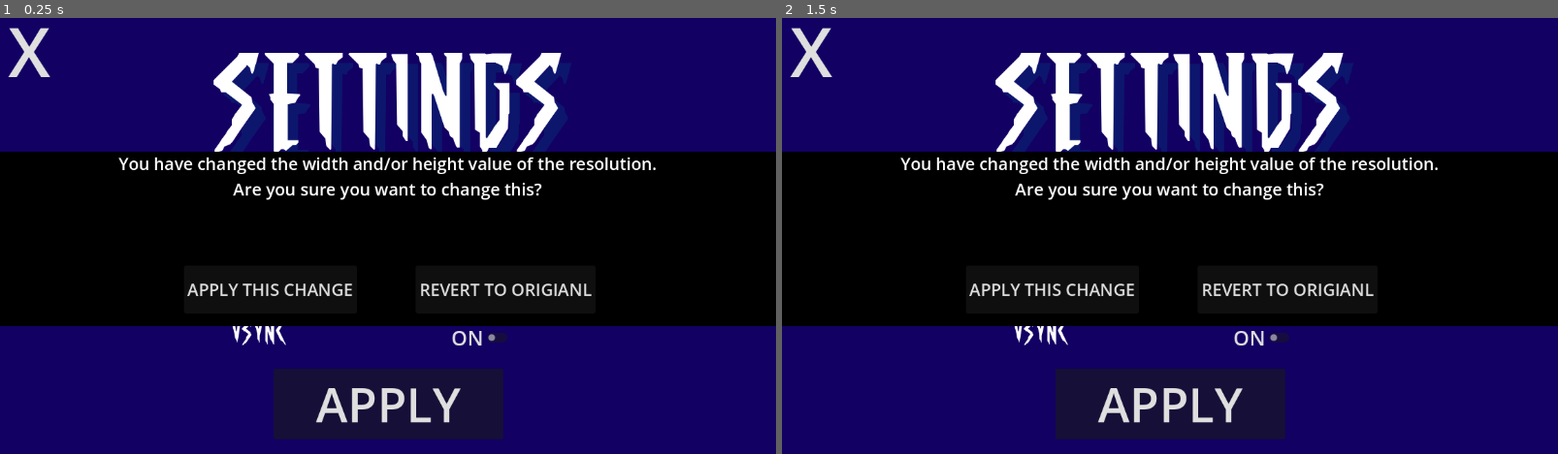
Above: before the commit, frames 1-2 (left to right).
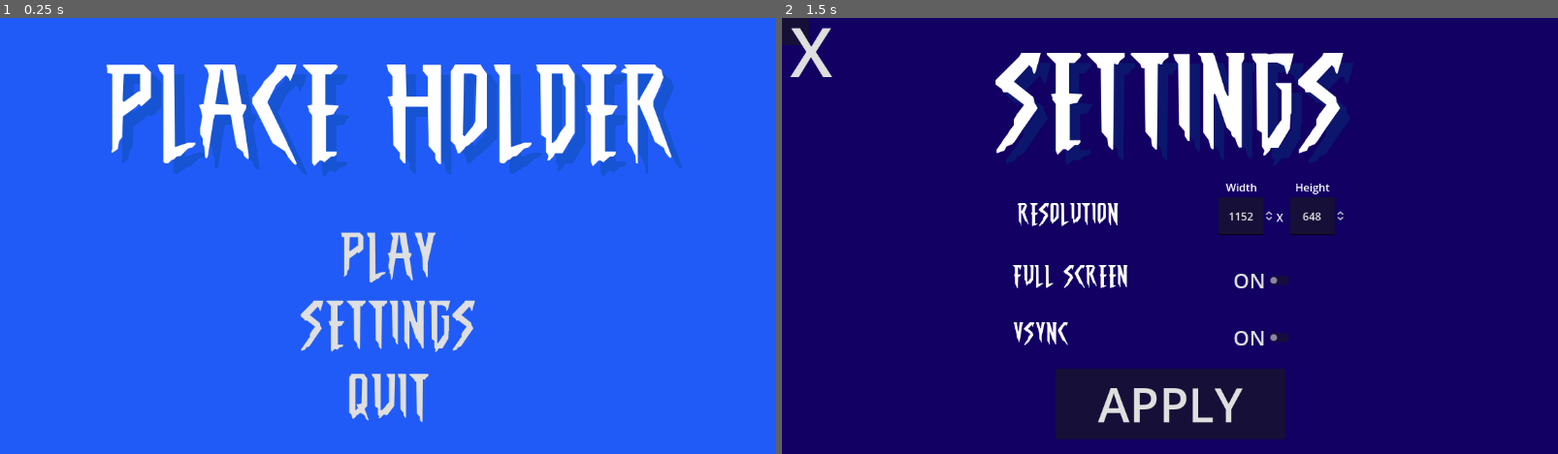
Above: after the commit, the same moments.

Repository: Raideno6/2D-Platformer
Game: Godot game, scene res://main_menu.tscn
Same seed, same stepped clock (60 frames per second), same inputs: the game is played once before the commit and once after it.
Inputs (mouse positions are in pixels of both pictures, inside the frame that each line leads up to):
- Up to frame 1 (0.25 s): no input
- Up to frame 2 (1.5 s): click (1170, 331) at 0.5 s, where only the run after the commit has a clickable "SETTINGS"; tap Enter at 1.25 s; hold D (Right) from 1.28 s (still down); hold S (Crouch) from 1.28 s (still down)

The runs differ from the first frame. In frame 1, 98% of the frame differs, in the area x 0-100%, y 0-100%; in frame 2, 40%.
Error before the commit: Parse Error: Expected indented block after function declaration. (res://Main)

Commit message:
Added in settings

Diff:
--- a/Global.gd
+++ b/Global.gd
@@ -1,3 +1,7 @@
 extends Node
 
 var screenResolution = "1920, 1080"
+
+var width = ProjectSettings.get_setting("display/window/size/viewport_width")
+
+var height = ProjectSettings.get_setting("display/window/size/viewport_height")
--- a/Main Menu.gd
+++ b/Main Menu.gd
@@ -1,29 +1,54 @@
 extends Control
 
-var width = 1152
+var originalWidth = ProjectSettings.get_setting("display/window/size/viewport_width")
 
-var height = 648
-
-var newWidth = 1152
-
-var newHeight = 648
+var originalHeight = ProjectSettings.get_setting("display/window/size/viewport_height")
 
 var oldWidth = 1152
 
 var oldHeight = 648
 
 var windowSize
+
+@onready var heightBox = $SettingsMenu/Settings/ResolutionOptions/HeightBox
+
+@onready var widthBox = $SettingsMenu/Settings/ResolutionOptions/WidthBox
+
+@onready var warningPrompt = $SettingsMenu/Settings/WarningPrompt
+
+@onready var settingsScreen = $SettingsMenu/Settings
+
+@onready var resetButton = $SettingsMenu/Settings/ResolutionOptions/ResetBtn
+
+@onready var timeRemaining = $SettingsMenu/Settings/WarningPrompt/CountdownPrompt/Time
+
+@onready var warningPromptTimer = $SettingsMenu/Settings/WarningPrompt/PromptTimer
+
+@onready var mainScreen = $MainMenu/Main
+
+@onready var resolutionOptions = $SettingsMenu/Settings/ResolutionOptions
+
+@onready var cannotChangeLabel = $SettingsMenu/Settings/CannotChange
 # Called when the node enters the scene tree for the first time.
 func _ready():
-	$MainMenu/Main.show()
-	$SettingsMenu/Settings.hide()
-	$SettingsMenu/Settings/WarningPrompt.hide()
-	print()
-	DisplayServer.window_set_size(Vector2i(width, height))
+	mainScreen.show()
+	cannotChangeLabel.hide()
+	settingsScreen.hide()
+	warningPrompt.hide()
+	resetButton.hide()
+	widthBox.set_value_no_signal(Global.width)
+	heightBox.set_value_no_signal(Global.height)
+	if !(Global.width == originalWidth) or !(Global.height == originalHeight):
+			resetButton.show()
+	else:
+		resetButton.hide()
+
+
 
 # Called every frame. 'delta' is the elapsed time since the previous frame.
 func _process(delta):
 	windowSize = DisplayServer.window_get_size()
+	update_countdown()
 
 func _on_play_btn_pressed():
 	get_tree().change_scene_to_file("res://start_level.tscn")
@@ -31,43 +56,85 @@
 
 
 func _on_settings_btn_pressed():
-	$MainMenu/Main.hide()
-	$SettingsMenu/Settings.show()
+	mainScreen.hide()
+	settingsScreen.show()
 
 
 func _on_back_button_pressed():
-	$MainMenu/Main.show()
-	$SettingsMenu/Settings.hide()
-	$SettingsMenu/Settings/WarningPrompt.hide()
+	mainScreen.show()
+	settingsScreen.hide()
+	warningPrompt.hide()
 
 
 func _on_apply_btn_pressed():
 
-	if !(newWidth == width) or !(newHeight == height):
-		$SettingsMenu/Settings/WarningPrompt.show()
+	if !(Global.width == oldWidth) or !(Global.height == oldHeight):
+		change_screensize()
+		warningPrompt.show()
+		warningPromptTimer.start()
 
 
 func _on_width_box_value_changed(value):
-	newWidth = value
+	Global.width = value
+	resetButton.show()
+
+func _on_height_box_value_changed(value):
+	Global.height = value
+	resetButton.show()
 
 
-func _on_height_box_value_changed(value):
-	newHeight = value
+func _on_revert_btn_pressed():
+	revert_screensize()
+
+
+func _on_apply_change_pressed():
+	warningPrompt.hide()
+	warningPromptTimer.stop()
+	oldHeight = Global.height
+	oldWidth = Global.width
+
+func revert_screensize():
+	Global.width = oldWidth
+	Global.height = oldHeight
+	widthBox.set_value_no_signal(oldWidth)
+	heightBox.set_value_no_signal(oldHeight)
+	DisplayServer.window_set_size(Vector2i(oldWidth, oldHeight))
+	warningPrompt.hide()
+
+func change_screensize():
+	DisplayServer.window_set_size(Vector2i(Global.width, Global.height))
+	warningPrompt.hide()
+
+
+func _on_reset_btn_pressed():
+	DisplayServer.window_set_size(Vector2i(originalWidth, originalHeight))
+	widthBox.set_value_no_signal(originalWidth)
+	heightBox.set_value_no_signal(originalHeight)
+	resetButton.hide()
+
+func update_countdown():
+	var rawTimeRemaining = str(warningPromptTimer.time_left)
+	var roundedTimeRemaining = int(rawTimeRemaining)
+	timeRemaining.text = str(roundedTimeRemaining)
+
+
+func _on_prompt_timer_timeout():
+	revert_screensize()
 
 
 
-func _on_revert_btn_pressed():
-	newWidth = width
-	newHeight = height
-	$SettingsMenu/Settings/WidthBox.set_value_no_signal(newWidth)
-	$SettingsMenu/Settings/HeightBox.set_value_no_signal(newHeight)
-	$SettingsMenu/Settings/WarningPrompt.hide()
+func _on_vsync_btn_toggled(button_pressed):
+	if button_pressed == true:
+		DisplayServer.window_set_vsync_mode(DisplayServer.VSYNC_ENABLED)
+	else:
+		DisplayServer.window_set_vsync_mode(DisplayServer.VSYNC_DISABLED)
 
-
-func _on_apply_change_pressed():
-	width = newWidth
-	height = newHeight
-	DisplayServer.window_set_size(Vector2i(width, height))
-	$SettingsMenu/Settings/WarningPrompt.hide()
-
-func revert_screensize():
+func _on_full_screen_btn_toggled(button_pressed):
+	if button_pressed == true:
+		DisplayServer.window_set_mode(DisplayServer.WINDOW_MODE_FULLSCREEN)
+		resolutionOptions.hide()
+		cannotChangeLabel.show()
+	else:
+		DisplayServer.window_set_mode(DisplayServer.WINDOW_MODE_WINDOWED)
+		resolutionOptions.show()
+		cannotChangeLabel.hide()
--- a/main_menu.tscn
+++ b/main_menu.tscn
@@ -22,6 +22,7 @@
 script = ExtResource("1_pjc45")
 
 [node name="MainMenu" type="Container" parent="."]
+layout_mode = 0
 offset_right = 40.0
 offset_bottom = 40.0
 
@@ -163,7 +164,55 @@
 theme_override_font_sizes/font_size = 34
 text = "RESOLUTION"
 
-[node name="WidthBox" type="SpinBox" parent="SettingsMenu/Settings"]
+[node name="VSYNC" type="Label" parent="SettingsMenu/Settings"]
+offset_left = 342.935
+offset_top = 451.0
+offset_right = 423.935
+offset_bottom = 499.0
+theme_override_fonts/font = ExtResource("2_prrvj")
+theme_override_font_sizes/font_size = 34
+text = "VSYNC"
+
+[node name="CannotChange" type="Label" parent="SettingsMenu/Settings"]
+offset_left = 617.0
+offset_top = 279.0
+offset_right = 810.0
+offset_bottom = 327.0
+theme_override_fonts/font = ExtResource("2_prrvj")
+theme_override_font_sizes/font_size = 30
+text = "CANNOT CHANGE"
+
+[node name="VsyncBtn" type="CheckButton" parent="SettingsMenu/Settings"]
+offset_left = 663.935
+offset_top = 448.0
+offset_right = 759.935
+offset_bottom = 503.0
+theme_override_font_sizes/font_size = 30
+text = "ON"
+
+[node name="FullScreen" type="Label" parent="SettingsMenu/Settings"]
+offset_left = 342.435
+offset_top = 366.0
+offset_right = 514.435
+offset_bottom = 414.0
+pivot_offset = Vector2(3.05176e-05, 0)
+theme_override_fonts/font = ExtResource("2_prrvj")
+theme_override_font_sizes/font_size = 34
+text = "FULL SCREEN"
+
+[node name="FullScreenBtn" type="CheckButton" parent="SettingsMenu/Settings"]
+offset_left = 664.435
+offset_top = 363.0
+offset_right = 760.435
+offset_bottom = 418.0
+theme_override_font_sizes/font_size = 30
+text = "ON"
+
+[node name="ResolutionOptions" type="Panel" parent="SettingsMenu/Settings"]
+offset_right = 40.0
+offset_bottom = 40.0
+
+[node name="WidthBox" type="SpinBox" parent="SettingsMenu/Settings/ResolutionOptions"]
 offset_left = 648.0
 offset_top = 266.0
 offset_right = 731.063
@@ -173,57 +222,51 @@
 rounded = true
 alignment = 1
 
-[node name="HeightBox" type="SpinBox" parent="SettingsMenu/Settings"]
+[node name="HeightBox" type="SpinBox" parent="SettingsMenu/Settings/ResolutionOptions"]
 offset_left = 754.0
 offset_top = 266.0
-offset_right = 821.063
+offset_right = 837.063
 offset_bottom = 323.0
 max_value = 1e+06
 value = 648.0
 rounded = true
 alignment = 1
 
-[node name="VSYNC" type="Label" parent="SettingsMenu/Settings"]
-offset_left = 342.935
-offset_top = 451.0
-offset_right = 423.935
-offset_bottom = 499.0
-theme_override_fonts/font = ExtResource("2_prrvj")
-theme_override_font_sizes/font_size = 34
-text = "VSYNC"
-
-[node name="VsyncBtn" type="CheckButton" parent="SettingsMenu/Settings"]
-offset_left = 663.935
-offset_top = 448.0
-offset_right = 759.935
-offset_bottom = 503.0
-theme_override_font_sizes/font_size = 30
-text = "ON"
-
-[node name="FullScreen" type="Label" parent="SettingsMenu/Settings"]
-offset_left = 342.435
-offset_top = 366.0
-offset_right = 514.435
-offset_bottom = 414.0
-pivot_offset = Vector2(3.05176e-05, 0)
-theme_override_fonts/font = ExtResource("2_prrvj")
-theme_override_font_sizes/font_size = 34
-text = "FULL SCREEN"
-
-[node name="FullScreenBtn" type="CheckButton" parent="SettingsMenu/Settings"]
-offset_left = 664.435
-offset_top = 363.0
-offset_right = 760.435
-offset_bottom = 418.0
-theme_override_font_sizes/font_size = 30
-text = "ON"
-
-[node name="Label" type="Label" parent="SettingsMenu/Settings"]
+[node name="Width" type="Label" parent="SettingsMenu/Settings/ResolutionOptions"]
+layout_mode = 1
+anchors_preset = -1
+anchor_right = 0.109
+anchor_bottom = 0.035
+offset_left = 659.0
+offset_top = 240.0
+offset_right = 701.64
+offset_bottom = 264.6
+text = "Width"
+
+[node name="Height" type="Label" parent="SettingsMenu/Settings/ResolutionOptions"]
+layout_mode = 1
+anchors_preset = -1
+anchor_right = 0.109
+anchor_bottom = 0.035
+offset_left = 762.0
+offset_top = 240.0
+offset_right = 809.64
+offset_bottom = 264.6
+text = "Height"
+
+[node name="Label" type="Label" parent="SettingsMenu/Settings/ResolutionOptions"]
 offset_left = 734.0
 offset_top = 285.0
 offset_right = 744.0
 offset_bottom = 311.0
 text = "X"
+
+[node name="ResetBtn" type="Button" parent="SettingsMenu/Settings/ResolutionOptions"]
+offset_left = 664.0
+offset_top = 329.0
+offset_right = 810.0
+offset_bottom = 360.0
+text = "Reset resolution"
 
 [node name="BackButton" type="Button" parent="SettingsMenu/Settings"]
 offset_left = 6.0
@@ -234,27 +277,8 @@
 text = "X"
 flat = true
 
-[node name="Width" type="Label" parent="SettingsMenu/Settings"]
-anchors_preset = -1
-anchor_right = 0.109
-anchor_bottom = 0.035
-offset_left = 659.0
-offset_top = 240.0
-offset_right = 580.432
-offset_bottom = 243.32
-text = "Width"
-
-[node name="Height" type="Label" parent="SettingsMenu/Settings"]
-anchors_preset = -1
-anchor_right = 0.109
-anchor_bottom = 0.035
-offset_left = 762.0
-offset_top = 240.0
-offset_right = 688.432
-offset_bottom = 243.32
-text = "Height"
-
 [node name="WarningPrompt" type="Panel" parent="SettingsMenu/Settings"]
+visible = false
 anchors_preset = 8
 anchor_left = 0.5
 anchor_top = 0.5
@@ -282,6 +306,41 @@
 Are you sure you want to change this?"
 horizontal_alignment = 1
 
+[node name="CountdownPrompt" type="Label" parent="SettingsMenu/Settings/WarningPrompt"]
+layout_mode = 1
+anchors_preset = 8
+anchor_left = 0.5
+anchor_top = 0.5
+anchor_right = 0.5
+anchor_bottom = 0.5
+offset_left = -195.5
+offset_top = -38.0
+offset_right = 195.5
+offset_bottom = 38.0
+grow_horizontal = 2
+grow_vertical = 2
+theme_override_font_sizes/font_size = 21
+text = "If you do not accept this change in       seconds,
+screen size will revert to previous"
+horizontal_alignment = 1
+
+[node name="Time" type="Label" parent="SettingsMenu/Settings/WarningPrompt/CountdownPrompt"]
+layout_mode = 1
+anchors_preset = 8
+anchor_left = 0.5
+anchor_top = 0.5
+anchor_right = 0.5
+anchor_bottom = 0.5
+offset_left = 114.0
+offset_top = -37.5
+offset_right = 138.0
+offset_bottom = -4.5
+grow_horizontal = 2
+grow_vertical = 2
+theme_override_font_sizes/font_size = 21
+text = "15"
+horizontal_alignment = 1
+
 [node name="ApplyChange" type="Button" parent="SettingsMenu/Settings/WarningPrompt"]
 layout_mode = 1
 anchors_preset = 7
@@ -289,10 +348,10 @@
 anchor_top = 1.0
 anchor_right = 0.5
 anchor_bottom = 1.0
-offset_left = -302.5
+offset_left = -330.0
 offset_top = -90.0
-offset_right = -45.5
-offset_bottom = -19.0
+offset_right = -45.0
+offset_bottom = -1.0
 grow_horizontal = 2
 grow_vertical = 0
 theme_override_font_sizes/font_size = 25
@@ -305,20 +364,27 @@
 anchor_top = 1.0
 anchor_right = 0.5
 anchor_bottom = 1.0
-offset_left = 41.5
+offset_left = 42.0
 offset_top = -90.0
-offset_right = 308.5
-offset_bottom = -19.0
+offset_right = 335.0
+offset_bottom = -3.0
 grow_horizontal = 2
 grow_vertical = 0
 theme_override_font_sizes/font_size = 25
 text = "REVERT TO ORIGIANL"
 
+[node name="PromptTimer" type="Timer" parent="SettingsMenu/Settings/WarningPrompt"]
+wait_time = 15.0
+
 [connection signal="pressed" from="MainMenu/Main/PlayBtn" to="." method="_on_play_btn_pressed"]
 [connection signal="pressed" from="MainMenu/Main/SettingsBtn" to="." method="_on_settings_btn_pressed"]
 [connection signal="pressed" from="SettingsMenu/Settings/ApplyBtn" to="." method="_on_apply_btn_pressed"]
-[connection signal="value_changed" from="SettingsMenu/Settings/WidthBox" to="." method="_on_width_box_value_changed"]
-[connection signal="value_changed" from="SettingsMenu/Settings/HeightBox" to="." method="_on_height_box_value_changed"]
+[connection signal="toggled" from="SettingsMenu/Settings/VsyncBtn" to="." method="_on_vsync_btn_toggled"]
+[connection signal="toggled" from="SettingsMenu/Settings/FullScreenBtn" to="." method="_on_full_screen_btn_toggled"]
+[connection signal="value_changed" from="SettingsMenu/Settings/ResolutionOptions/WidthBox" to="." method="_on_width_box_value_changed"]
+[connection signal="value_changed" from="SettingsMenu/Settings/ResolutionOptions/HeightBox" to="." method="_on_height_box_value_changed"]
+[connection signal="pressed" from="SettingsMenu/Settings/ResolutionOptions/ResetBtn" to="." method="_on_reset_btn_pressed"]
 [connection signal="pressed" from="SettingsMenu/Settings/BackButton" to="." method="_on_back_button_pressed"]
 [connection signal="pressed" from="SettingsMenu/Settings/WarningPrompt/ApplyChange" to="." method="_on_apply_change_pressed"]
 [connection signal="pressed" from="SettingsMenu/Settings/WarningPrompt/RevertBtn" to="." method="_on_revert_btn_pressed"]
+[connection signal="timeout" from="SettingsMenu/Settings/WarningPrompt/PromptTimer" to="." method="_on_prompt_timer_timeout"]
